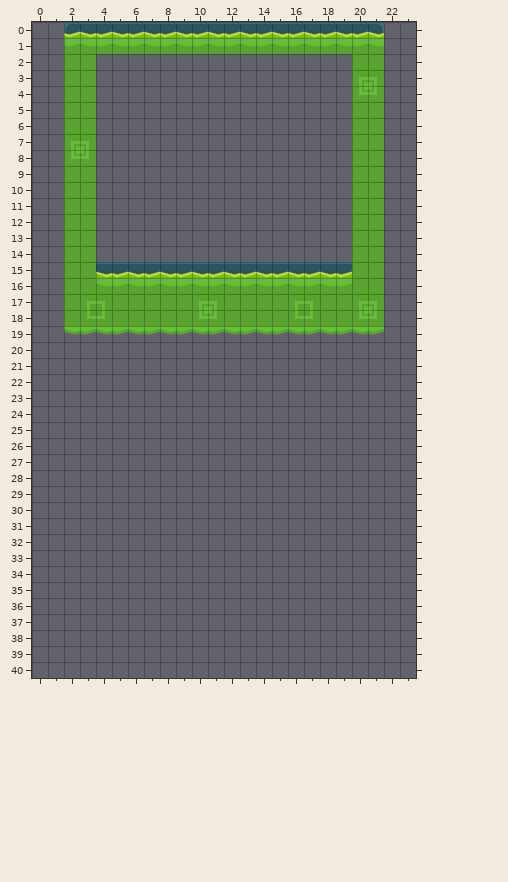
Tiled map: ProyectosHito3/KOTJ_TrampasSiSeVen(actual)/resources/mapas/mapaPodio.tmx. The picture above is the old version.
Cells are 32x32 px. Shown: x 0..23, y 0..40. The old version is drawn lined up with the new one.
The result:
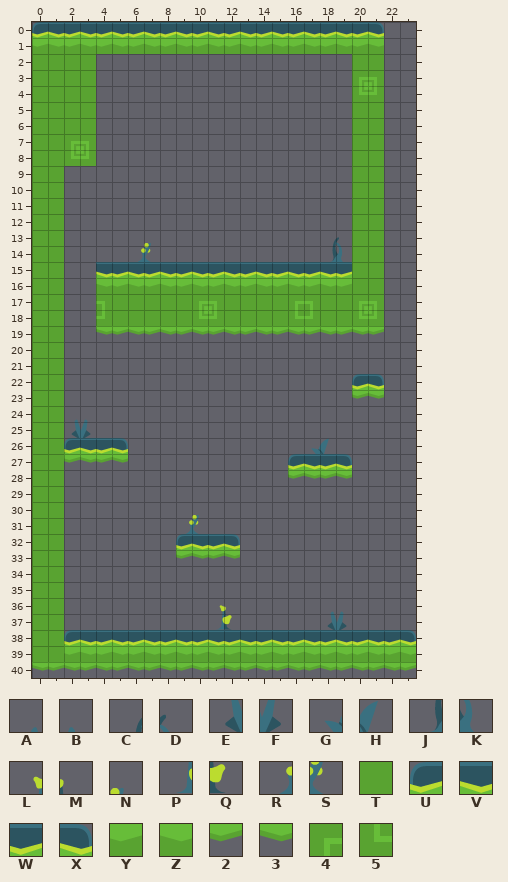
Key: from "tilesheet_complete": A 546, B 547, C 550, D 551, E 590, F 591, G 592, H 593, J 594, K 595, L 634, M 635, N 639, P 678, Q 679, R 682, S 683, T 792, U 794, V 795, W 796, X 799, Y 838, Z 839, 2 846, 3 847, 4 880, 5 924.
_ is an empty cell.
The exact change:
map size 20x20 -> 24x41 cells (old content now starts at 2,0; both pictures use the new coordinates)
Layer "Escenario":
Tile 2 is added in row 23 at x 20; in row 27 at x 2 and 4; in row 28 at x 16 and 18; in row 33 at x 9 and 11; in row 40 at x 1, 3, 5, 7, 9, 11, 13, 15, 17, 19, 21 and 23.
Tile 3 is added in row 23 at x 21; in row 27 at x 3 and 5; in row 28 at x 17 and 19; in row 33 at x 10 and 12; in row 40 at x 0, 2, 4, 6, 8, 10, 12, 14, 16, 18, 20 and 22.
Tile A is added in row 24 at x 2; in row 36 at x 18.
Tile B is added in row 24 at x 3; in row 36 at x 19.
Tile C is added in row 13 at x 18.
Tile D is added in row 13 at x 19.
Tile E is added in row 25 at x 2; in row 37 at x 18.
Tile F is added in row 25 at x 3; in row 37 at x 19.
Tile G is added in row 26 at x 17.
Tile H is added in row 26 at x 18.
Tile J is added in row 14 at x 18.
Tile K is added in row 14 at x 19.
Tile L is added in row 36 at x 11.
Tile M is added in row 36 at x 12.
Tile N is added in row 13 at x 7; in row 30 at x 10.
Tile P is added in row 37 at x 11.
Tile Q is added in row 37 at x 12.
Tile R is added in row 14 at x 6; in row 31 at x 9.
Tile S is added in row 14 at x 7; in row 31 at x 10.
Tile T is added in rows 2 to 39 at x 0 to 1.
Tile U is added in row 0 at x 0; in row 22 at x 20; in row 26 at x 2; in row 27 at x 16; in row 32 at x 9; in row 38 at x 2.
Tile V is added in row 0 at x 1; in row 26 at x 3; in row 27 at x 17; in row 32 at x 10; in row 38 at x 3, 5, 7, 9, 11, 13, 15, 17, 19 and 21.
Tile W replaces tile U in row 0 at x 2.
Tile W is added in row 26 at x 4; in row 27 at x 18; in row 32 at x 11; in row 38 at x 4, 6, 8, 10, 12, 14, 16, 18, 20 and 22.
Tile X is added in row 22 at x 21; in row 26 at x 5; in row 27 at x 19; in row 32 at x 12; in row 38 at x 23.
Tile Y is added in row 1 at x 0; in row 39 at x 2, 4, 6, 8, 10, 12, 14, 16, 18, 20 and 22.
Tile Z is added in row 1 at x 1; in row 39 at x 3, 5, 7, 9, 11, 13, 15, 17, 19, 21 and 23.
Tile 2 is removed in row 19 at x 3.
Tile 3 is removed in row 19 at x 2.
Tile 4 is removed in row 17 at x 3.
Tile 5 is removed in row 18 at x 3.
Tile T is removed in rows 9 to 16 at x 2 to 3; in rows 17 to 18 at x 2.
